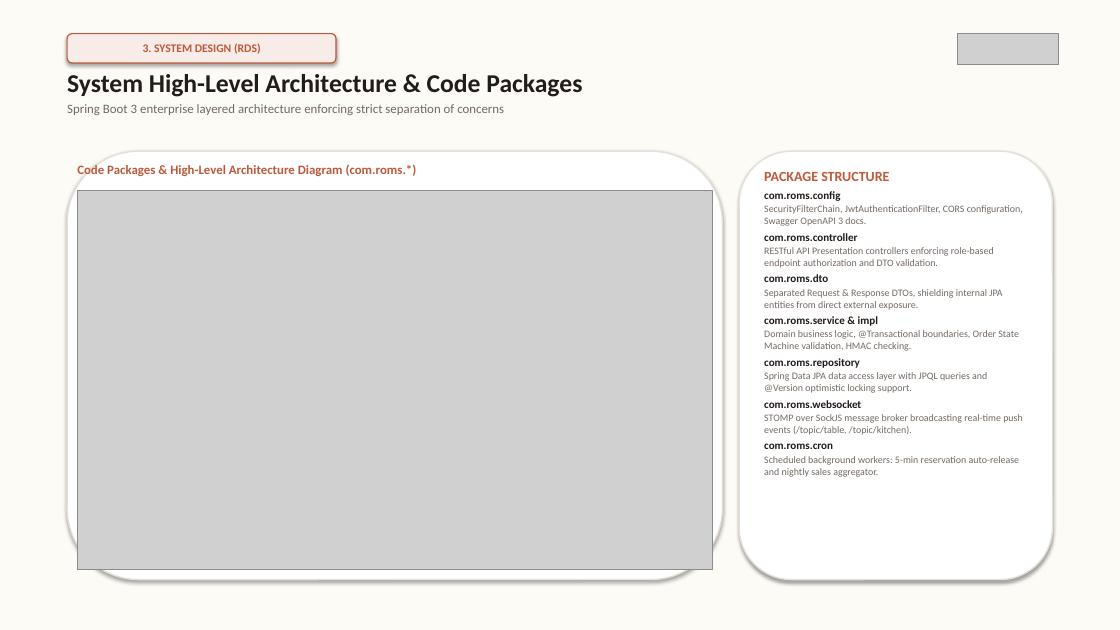
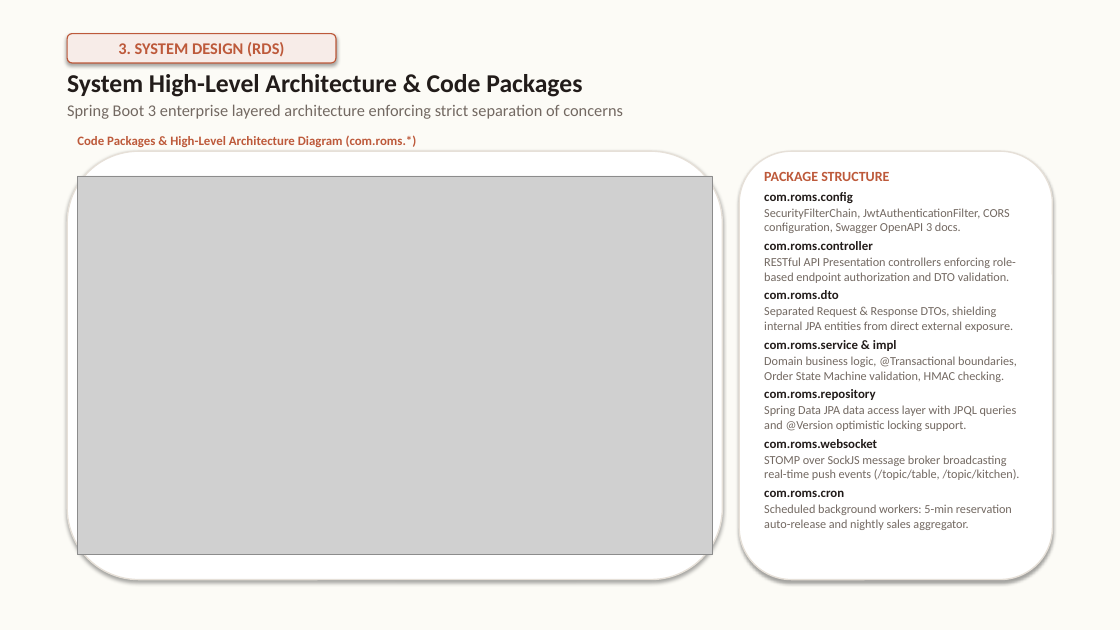
Before and after one commit to GROUP6-ROMS/Restaurant-Ordering-Management-System-ROMS, a slide deck: slide 8 of Documents/ROMS_Project_and_RDS_Overview.pptx. Drawn at 1120x630 pixels with LibreOffice and Linux fonts; fonts in the diff are those of the drawing; grey boxes stand for pictures. Boxes give left, top, right and bottom in pixels: in the first picture for what was removed or moved away, otherwise in the second. Text is boxed around its words. In the diff, an @@ line names an element or a change of style, - is before the commit and + after.

```diff
--- a/Documents/ROMS_Project_and_RDS_Overview.pptx
+++ b/Documents/ROMS_Project_and_RDS_Overview.pptx
@@ rounded rectangle "3. SYSTEM DESIGN (RDS)" at (67, 34, 336, 63): size 10 to 14 pt @@
@@ picture removed at (958, 34, 1059, 65) @@
@@ text at (67, 104, 623, 119): size 11 to 14 pt in "Spring Boot 3 enterprise layered architecture enforcing ..." @@
@@ text "Code Packages & High-Level Architecture ...": place and size @@
-text "Code Packages & High-Level Architecture ..." at (77, 164, 417, 176)
+text "Code Packages & High-Level Architecture ..." at (77, 135, 417, 147)
@@ picture: place and size @@
-picture at (77, 191, 712, 570)
+picture at (77, 176, 712, 555)
@@ text at (764, 192, 1020, 530): size 9.5 to 11 pt in "com.roms.config", "com.roms.controller", "com.roms.dto", "com.roms.service & impl" and 3 more places; size 8.5 to 10.5 pt in "SecurityFilterChain, JwtAuthenticationFilter, CORS configura ...", "RESTful API Presentation controllers enforcing role-based en ...", "Separated Request & Response DTOs, shielding internal ...", "Domain business logic, @Transactional boundaries, Order Stat ..." and 3 more places @@
```
Also in this commit, not shown: 16 other slides changed, 10 other files.
